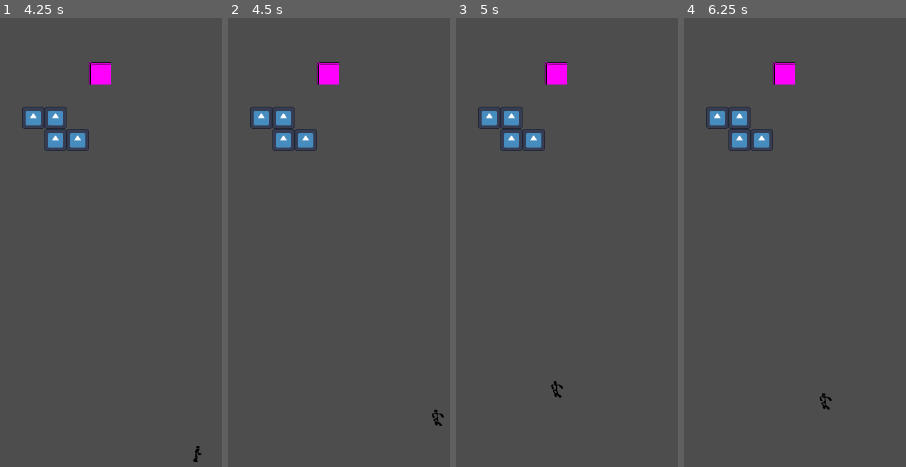
Above: before the commit, frames 1-4 (left to right).
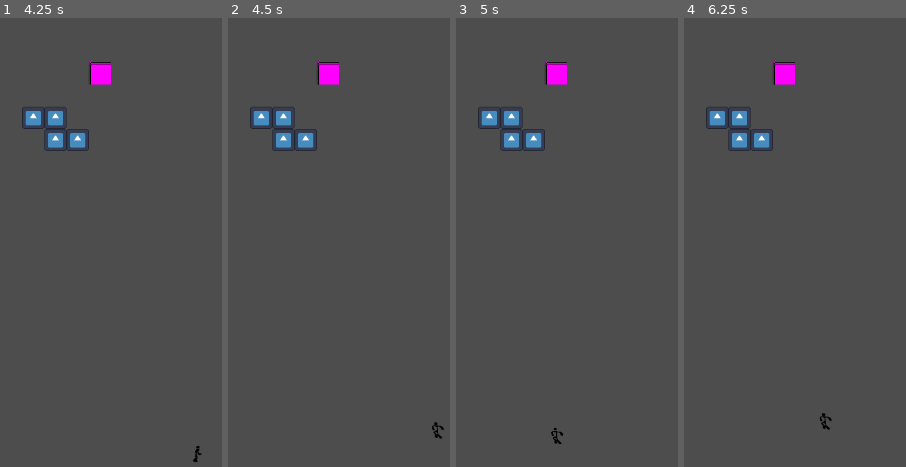
Above: after the commit, the same moments.

Repository: NicoWired/tetrascape
Game: Godot game, scene res://source/main_screens/main/main.tscn
Two runs of this game, one before a commit and one after it. Both use one fixed random seed, a clock stepped at 60 frames per second and the inputs below. The engine's default icon, where the game draws it, is replaced by a stand-in: a white triangle on a blue panel in a dark square.
Inputs:
- Up to frame 1 (4.25 s): tap Enter at 0.5, 3.5 s; hold Space (jump) 0.53-1.28 s; hold D (right) 0.53-2.03 s; tap N (drop) at 1.35 s; tap Space (jump) at 1.52, 1.55, 1.82, 3.02, 3.05, 3.32 s; hold A (left) 2.03-2.78 s; hold Space (jump) 2.03-2.78 s; tap J (rotate_cc) at 2.1 s; hold D (right) from 2.78 s (still down); tap K (rotate_cw) at 2.85 s; hold Space (jump) from 3.53 s (still down); tap L (toggle) at 3.6 s
- Up to frame 2 (4.5 s): release D (right) at 4.28 s; release Space (jump) at 4.28 s; hold A (left) from 4.28 s (still down); tap Space (jump) at 4.35 s
- Up to frame 3 (5 s): keep holding A (left); tap Space (jump) at 4.52, 4.82 s
- Up to frame 4 (6.25 s): release A (left) at 5.03 s; hold D (right) 5.03-5.78 s; hold Space (jump) 5.03-5.78 s; tap N (drop) at 5.1 s; tap Enter at 5.75 s; hold A (left) from 5.78 s (still down); tap J (rotate_cc) at 5.85 s; tap Space (jump) at 6.02, 6.05 s

Frame 1 is identical in both runs. In frame 2, 0.1% of the frame differs, in the area x 91-98%, y 87-94%; in frame 3, 0.2%; in frame 4, 0.2%, in the area x 61-67%, y 83-92%.

Commit message:
add charged jump and update to godot 4.6

Diff:
--- a/project.godot
+++ b/project.godot
@@ -8,11 +8,15 @@
 
 config_version=5
 
+[animation]
+
+compatibility/default_parent_skeleton_in_mesh_instance_3d=true
+
 [application]
 
 config/name="Tetrascape"
 run/main_scene="uid://x5p4h7nwxi2n"
-config/features=PackedStringArray("4.5", "Mobile")
+config/features=PackedStringArray("4.6", "Mobile")
 config/icon="res://icon.svg"
 
 [autoload]
--- a/source/player/player.gd
+++ b/source/player/player.gd
@@ -9,16 +9,21 @@
 }
 
 # movement constants
-const ACCELERATION: float = 1000
-const MAX_SPEED: float = 350
-const MAX_JUMP_VELOCITY = -450
-const WALL_JUMP_X: float = 350
+const VERTICAL_ACCELERATION: int = 1000
+const MAX_SPEED: int = 350
+const MIN_JUMP_VELOCITY: int = -300
+const JUMP_CHARGE_TIME: float = 0.5
+const JUMP_INCREMENT: int = 400
+const WALL_JUMP_X: int = 350
 const WALL_FRICTION: float = 0.3
+const COYOTE_TIME: float = 0.03
 
+
+# character size
 const BASE_SIZE: int = 64
 const SCALE_SIZE: float = float(GameConfig.TILE_SIZE) / BASE_SIZE
-const COYOTE_TIME: float = 0.03
 
+var charging_jump: float = 0
 var remaining_coyote_time: float = 0
 var was_on_floor: bool = false
 var state: States:
@@ -63,21 +68,28 @@
 		velocity.y = 0
 		remaining_coyote_time = move_toward(remaining_coyote_time, 0, delta)
 
+	if Input.is_action_pressed("jump") and charging_jump > 0:
+		velocity.y -= JUMP_INCREMENT * delta
+
+	charging_jump = move_toward(charging_jump, 0, delta)
+
 	if Input.is_action_just_pressed("jump"):
 		if is_on_floor() or remaining_coyote_time > 0:
-			velocity.y = MAX_JUMP_VELOCITY
+			velocity.y = MIN_JUMP_VELOCITY
+			charging_jump = JUMP_CHARGE_TIME
 		if is_on_wall_only():
-			velocity.y = MAX_JUMP_VELOCITY
+			velocity.y = MIN_JUMP_VELOCITY
 			velocity.x = WALL_JUMP_X * get_wall_normal().x
+			charging_jump = JUMP_CHARGE_TIME
 		was_on_floor = false
 		remaining_coyote_time = 0
 
 	var direction := Input.get_axis("left", "right")
 	if direction:
-		velocity.x += direction * ACCELERATION * delta
+		velocity.x += direction * VERTICAL_ACCELERATION * delta
 		velocity.x = clamp(velocity.x, MAX_SPEED * -1, MAX_SPEED)
 	else:
-		velocity.x = move_toward(velocity.x, 0, ACCELERATION * delta)
+		velocity.x = move_toward(velocity.x, 0, VERTICAL_ACCELERATION * delta)
 
 	move_and_slide()
 
--- a/source/player/player.tscn
+++ b/source/player/player.tscn
@@ -73,15 +73,15 @@
 "speed": 5.0
 }]
 
-[node name="Player" type="CharacterBody2D"]
+[node name="Player" type="CharacterBody2D" unique_id=454135562]
 collision_mask = 14
 script = ExtResource("1_jct2x")
 
-[node name="PlayerCollision" type="CollisionShape2D" parent="."]
+[node name="PlayerCollision" type="CollisionShape2D" parent="." unique_id=500703265]
 position = Vector2(-2, 8)
 shape = SubResource("CapsuleShape2D_u10tu")
 
-[node name="PlayerAnimation" type="AnimatedSprite2D" parent="."]
+[node name="PlayerAnimation" type="AnimatedSprite2D" parent="." unique_id=308749310]
 position = Vector2(0, -2)
 sprite_frames = SubResource("SpriteFrames_y2357")
 animation = &"jumping"
Not shown: 1 places in source/player/player.tscn that only renumber resources
